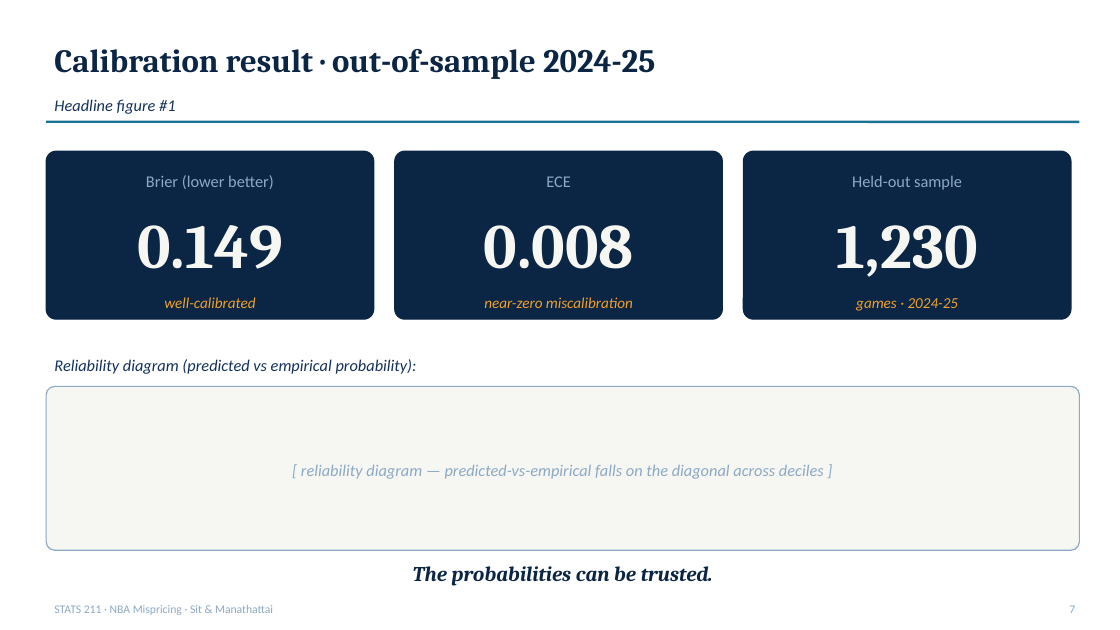
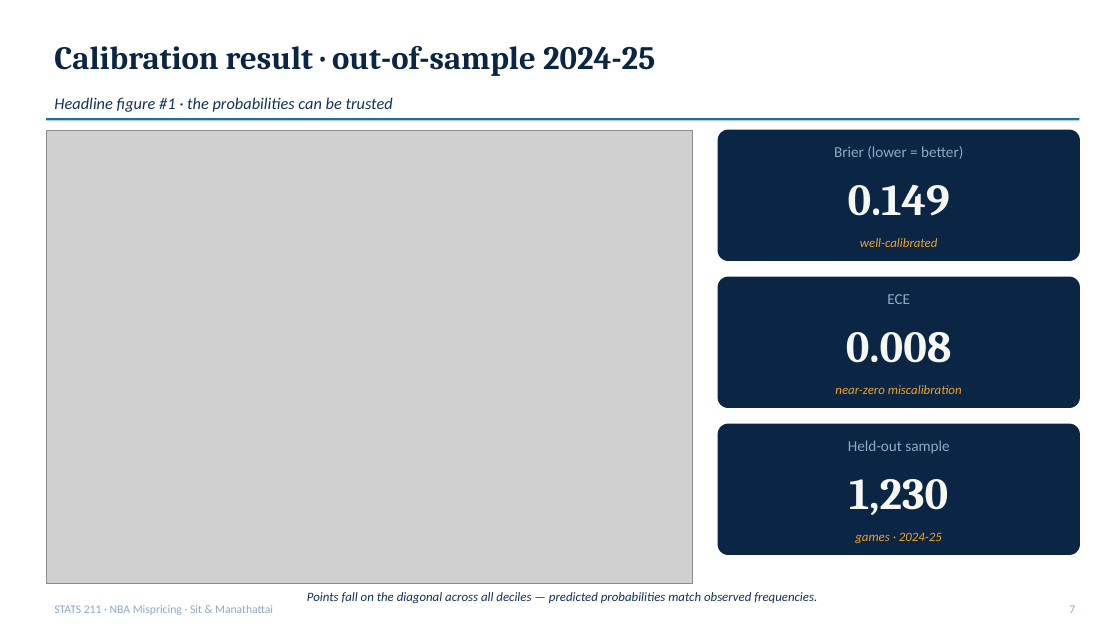
Before and after one commit to ivan-sit/live-nba-market-mispricing-detection, a slide deck: slide 7 of slides/final_deck.pptx. Drawn at 1120x630 pixels with LibreOffice and Linux fonts; fonts in the diff are those of the drawing; grey boxes stand for pictures. Boxes give left, top, right and bottom in pixels: in the first picture for what was removed or moved away, otherwise in the second. Text is boxed around its words. In the diff, an @@ line names an element or a change of style, - is before the commit and + after.

Commit message:
Deck: real PNG figures + formula boxes (replace placeholders)
- scripts/generate_slide_figures.py: matplotlib renderer for all deck PNGs in the
  project palette (NAVY/DEEP/TEAL/SKY/CREAM/ACCENT/INK)
- slides/figures/ (all new):
  · reliability_v2.png      — V2 reliability diagram on 2024-25 (Brier 0.149, ECE 0.008)
  · v5_shifts.png           — H1 / H4 bar chart with 95% CI error bars
  · pilot_roi.png           — SAS@OKC model vs baselines ROI bars
  · liquidity_sample.png    — paired bars: liquid sportsbook vs stale Kalshi
  · pipeline_flow.png       — system flowchart (PBP/odds -> p_hat / p_market -> edge -> backtest)
- slides/build.js: embed all 5 PNGs at the right slides; add prominent formula
  boxes for V2 (p_hat = isotonic(XGB(x))), V5 shift (delta p over 60s), backtest
  (edge, de-vig, Kelly), and V3 Halawi-aggregate
- slides/final_deck.pptx: regenerated (658 KB) with figures + formulas embedded

```diff
--- a/slides/final_deck.pptx
+++ b/slides/final_deck.pptx
@@ text at box(54, 97, 393, 112): text changed @@
-Headline figure #1
+Headline figure #1 · the probabilities can be trusted
@@ picture added at box(46, 130, 693, 584) @@
@@ rounded rectangle: place and size @@
-rounded rectangle at box(744, 151, 1071, 319)
+rounded rectangle at box(718, 130, 1080, 260)
@@ text at box(834, 146, 963, 159): text changed; size 14 to 13 pt @@
-Brier (lower better)
+Brier (lower = better)
@@ text "0.149": place and size @@
-text "0.149" at box(137, 225, 282, 269)
+text "0.149" at box(848, 185, 950, 216)
@@ text "well-calibrated": place and size @@
-text "well-calibrated" at box(164, 297, 255, 308)
+text "well-calibrated" at box(860, 238, 937, 247)
@@ text "ECE": place and size @@
-text "ECE" at box(546, 176, 571, 187)
+text "ECE" at box(887, 294, 910, 304)
@@ text "ECE" at box(887, 294, 910, 304): size 14 to 13 pt @@
@@ rounded rectangle: place and size @@
-rounded rectangle at box(395, 151, 723, 319)
+rounded rectangle at box(718, 277, 1080, 408)
@@ text "0.008": place and size @@
-text "0.008" at box(483, 225, 633, 269)
+text "0.008" at box(846, 332, 952, 363)
@@ text removed at box(54, 359, 417, 374) @@
-Reliability diagram (predicted vs empirical probability):
@@ rounded rectangle removed at box(46, 386, 1080, 550) @@
@@ text "near-zero miscalibration": place and size @@
-text "near-zero miscalibration" at box(484, 297, 633, 308)
+text "near-zero miscalibration" at box(835, 385, 962, 394)
@@ text "Held-out sample" at box(848, 440, 949, 454): size 14 to 13 pt @@
@@ text "Held-out sample": place and size @@
-text "Held-out sample" at box(852, 175, 962, 190)
+text "Held-out sample" at box(848, 440, 949, 454)
@@ proportions changed in 3 elements at box(718, 130, 1080, 260), box(718, 277, 1080, 408), box(718, 424, 1080, 555) @@
@@ rounded rectangle: place and size @@
-rounded rectangle at box(46, 151, 374, 319)
+rounded rectangle at box(718, 424, 1080, 555)
@@ text removed at box(301, 465, 824, 479) @@
-[ reliability diagram — predicted-vs-empirical falls on the diagonal across deciles ]
@@ size 54 to 38 pt in 3 elements at box(848, 185, 950, 216), box(846, 332, 952, 363), box(849, 479, 948, 515) @@
@@ text "1,230": place and size @@
-text "1,230" at box(837, 225, 978, 277)
+text "1,230" at box(849, 479, 948, 515)
@@ size 13 to 11 pt in 3 elements at box(860, 238, 937, 247), box(835, 385, 962, 394), box(855, 532, 942, 543) @@
@@ text "games · 2024-25": place and size @@
-text "games · 2024-25" at box(856, 298, 959, 311)
+text "games · 2024-25" at box(855, 532, 942, 543)
@@ text removed at box(413, 566, 713, 586) @@
-The probabilities can be trusted.
@@ text added at box(307, 592, 817, 603), 11 pt, text #13315C, italic @@
+Points fall on the diagonal across all deciles — predicted probabilities match observed frequencies.
```
Also in this commit, not shown: 12 other slides changed, 7 other files.
